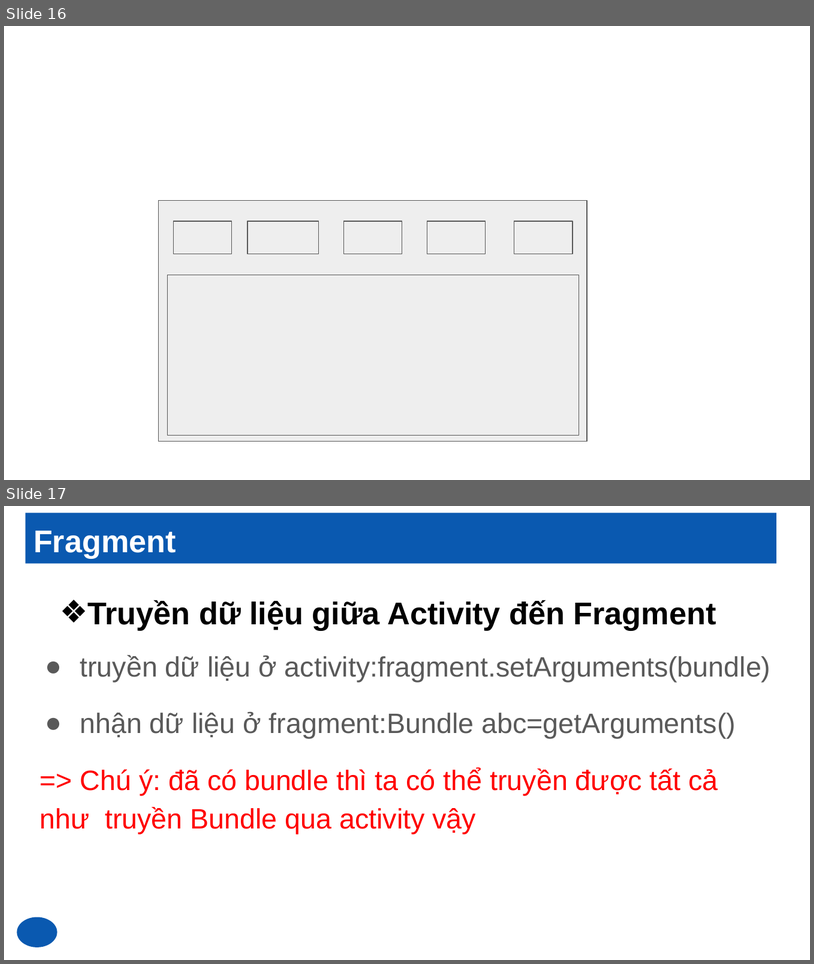
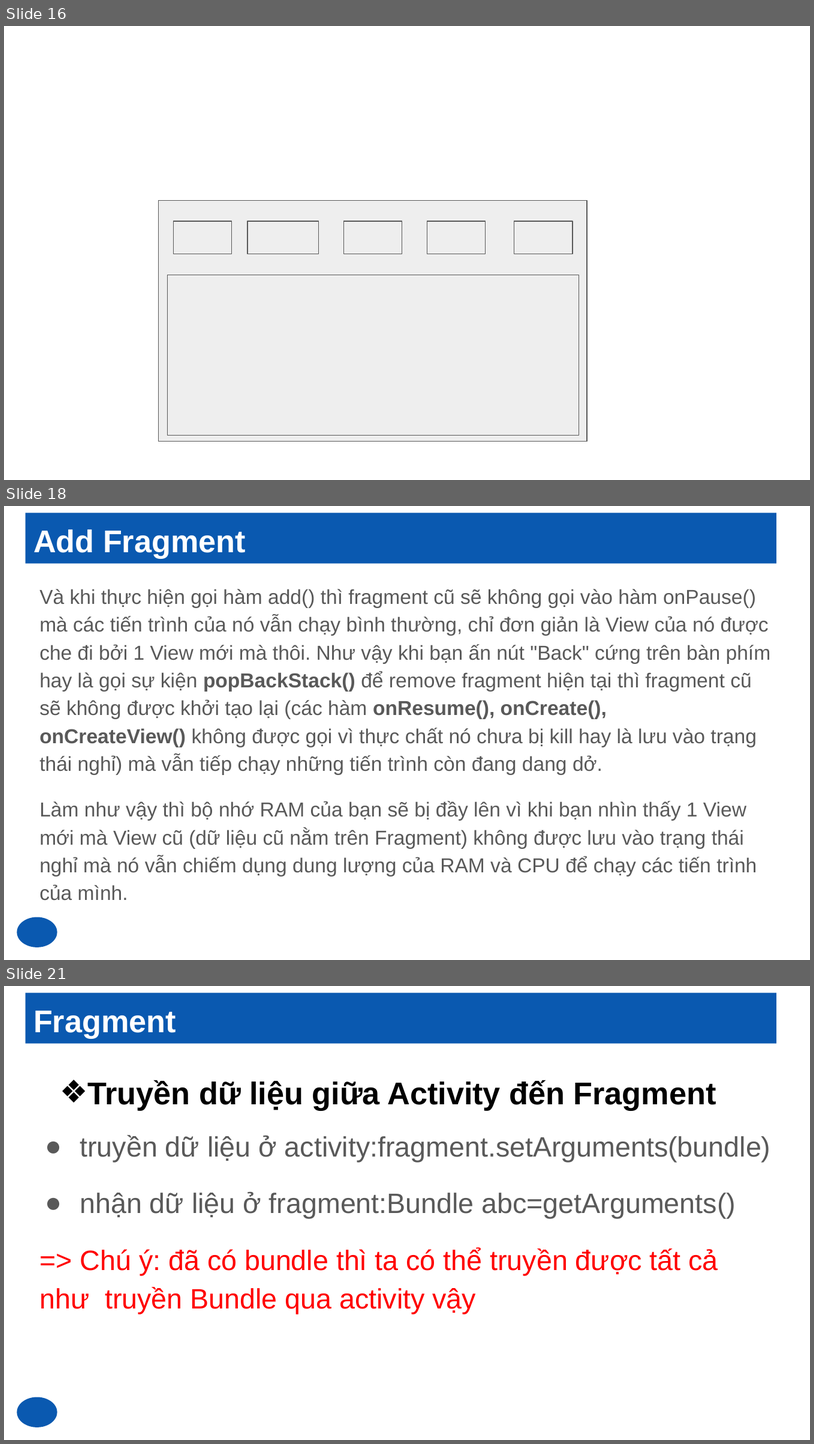
Before and after one commit to AndroidSamplePro/training, a slide deck: Slide_2_Fragment.pptx. Shown one above the other, each under a label of ours: slides 16 and 17 before the commit, slides 16, 18 and 21 after it; the slides between them are not shown. The pictures are 814x964 and 814x1444 pixels, drawn with LibreOffice and Linux fonts; fonts in the diff are those of the drawing. Boxes give left, top, right and bottom in pixels: in the first picture for what was removed or moved away, otherwise in the second. Text is boxed around its words. In the diff, an @@ line names an element or a change of style, - is before the commit and + after.

```diff
--- a/Slide_2_Fragment.pptx
+++ b/Slide_2_Fragment.pptx
@@ slide 18 added at (x1=4, y1=506, x2=810, y2=960), background #FFFFFF @@
@@ title added at (x1=26, y1=513, x2=777, y2=563), fill #0A59B0, 28 pt, text #FFFFFF, bold @@
+Add Fragment
@@ text added at (x1=39, y1=589, x2=771, y2=900), 18 pt, text #595959 @@
+Và khi thực hiện gọi hàm add() thì fragment cũ sẽ không gọi vào hàm onPause() mà các tiến trình của nó vẫn chạy bình thường, chỉ đơn giản là View của nó được che đi bởi 1 View mới mà thôi. Như vậy khi bạn ấn nút "Back" cứng trên bàn phím hay là gọi sự kiện popBackStack() để remove fragment hiện tại thì fragment cũ sẽ không được khởi tạo lại (các hàm onResume(), onCreate(), onCreateView() không được gọi vì thực chất nó chưa bị kill hay là lưu vào trạng thái nghỉ) mà vẫn tiếp chạy những tiến trình còn đang dang dở.
+Làm như vậy thì bộ nhớ RAM của bạn sẽ bị đầy lên vì khi bạn nhìn thấy 1 View mới mà View cũ (dữ liệu cũ nằm trên Fragment) không được lưu vào trạng thái nghỉ mà nó vẫn chiếm dụng dung lượng của RAM và CPU để chạy các tiến trình của mình.
@@ ellipse added at (x1=17, y1=916, x2=57, y2=946), fill #0A59B0 @@
@@ what was slide 17 is now slide 21 @@
```
Also in this commit, not shown: 8 other slides added, 31 other files.
